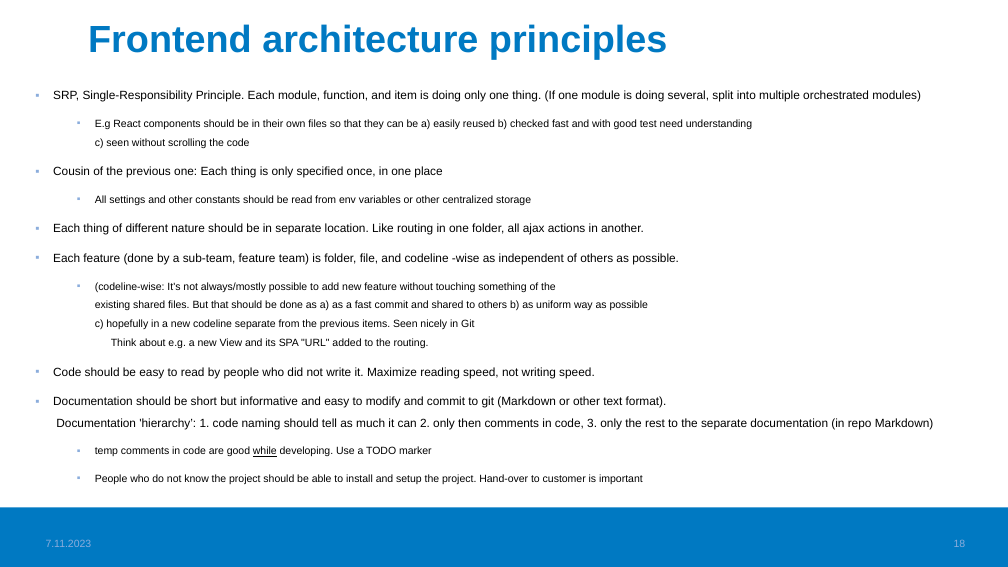
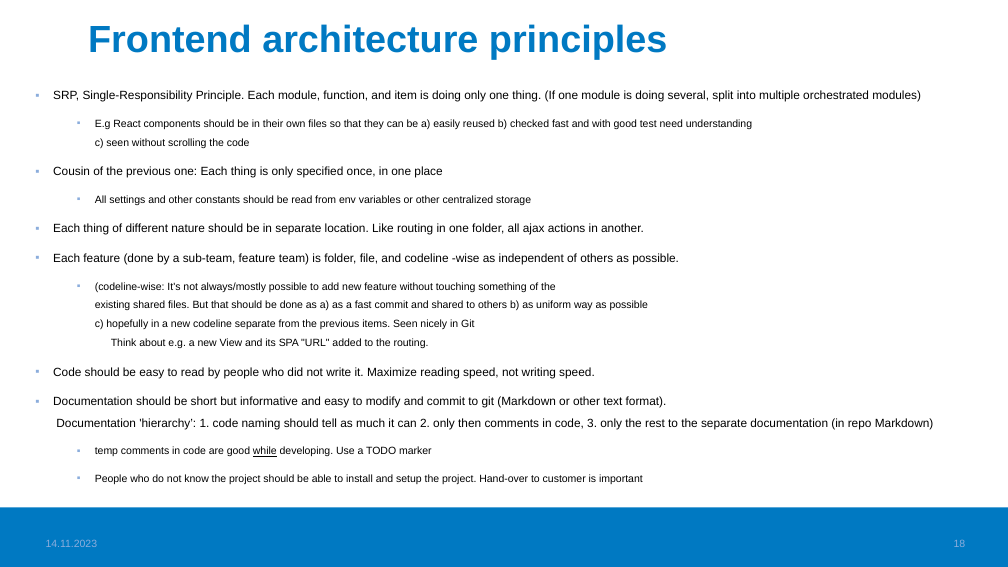
Before and after one commit to valju/docs_frontend_design, a slide deck: slide 18 of FrontendStuff_ForExam.pptx. Drawn at 1008x567 pixels with LibreOffice and Linux fonts; fonts in the diff are those of the drawing; background and template pictures are left out. Boxes give left, top, right and bottom in pixels: in the first picture for what was removed or moved away, otherwise in the second. Text is boxed around its words. In the diff, an @@ line names an element or a change of style, - is before the commit and + after.

Commit message:
Updates for Frontend exam fall 2023

```diff
--- a/FrontendStuff_ForExam.pptx
+++ b/FrontendStuff_ForExam.pptx
@@ text at (46,539,98,547): text changed @@
-7.11.2023
+14.11.2023
```
Also in this commit, not shown: 19 other slides changed, 11 other files.
